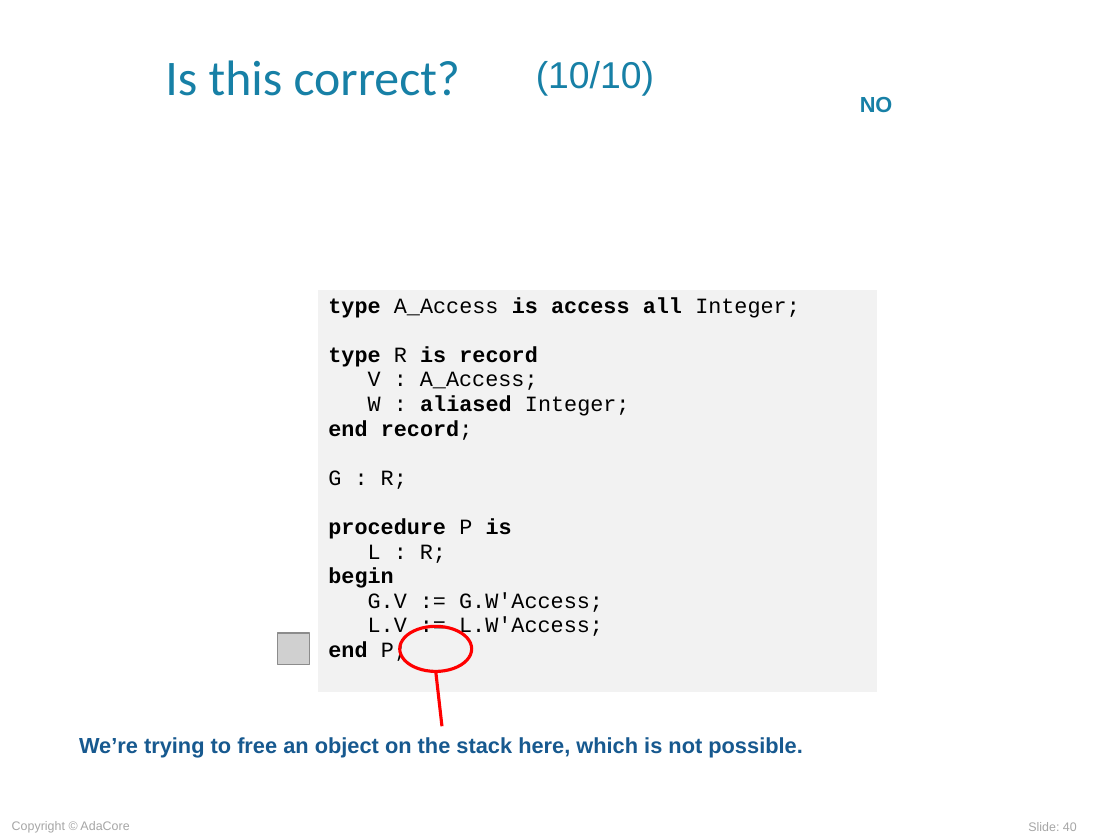
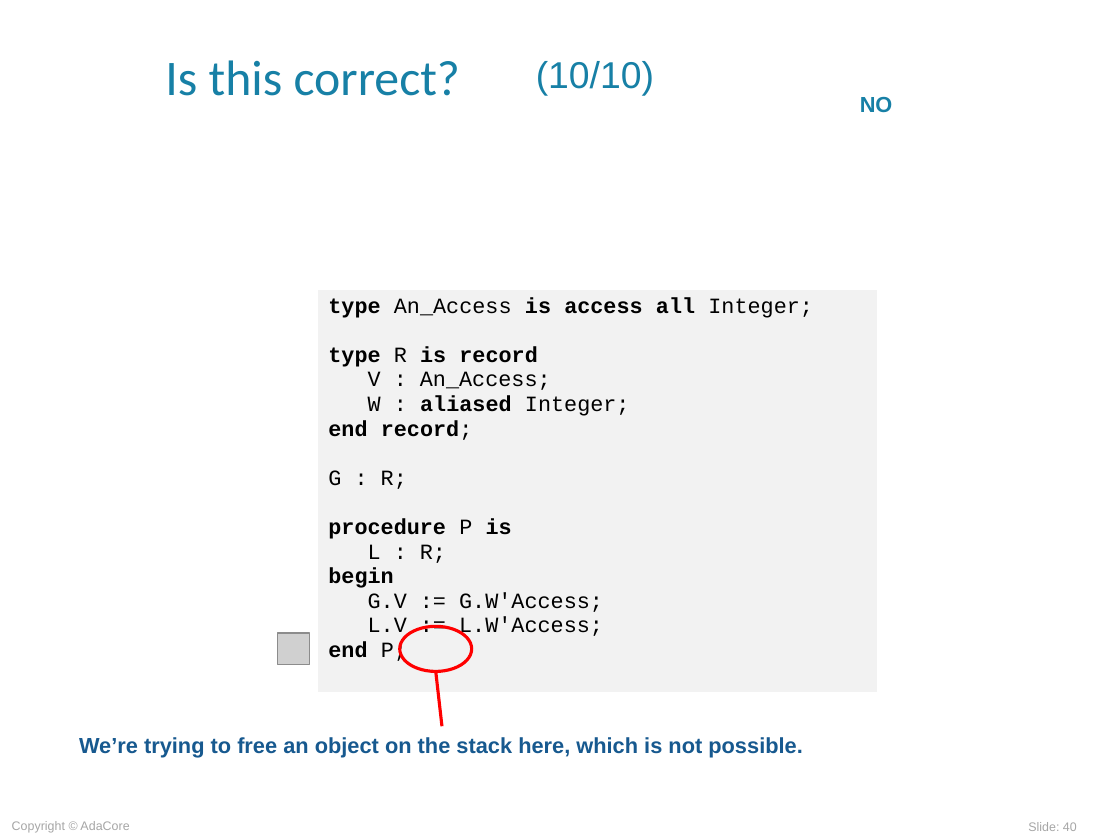
Before and after one commit to AdaCoreU/Courses, a slide deck: slide 40 of lectures/03_Programming_in_the_Large/03_Access_Types/slides/Access_Types.ppt. Drawn at 1120x840 pixels with LibreOffice and Linux fonts; fonts in the diff are those of the drawing; grey boxes stand for pictures; background and template pictures are left out. Boxes give left, top, right and bottom in pixels: in the first picture for what was removed or moved away, otherwise in the second. Text is boxed around its words. In the diff, an @@ line names an element or a change of style, - is before the commit and + after.

```diff
--- a/lectures/03_Programming_in_the_Large/03_Access_Types/slides/Access_Types.ppt
+++ b/lectures/03_Programming_in_the_Large/03_Access_Types/slides/Access_Types.ppt
@@ table at (317, 289, 877, 692) @@
-row 1, column 1: type A_Access is access all Integer; / type R is record / V : A_Access; / W : aliased Integer; / end record; / G : R; / procedure P is / L : R; / begin / G.V := G.W'Access; / L.V := L.W'Access; / end P;
+row 1, column 1: type An_Access is access all Integer; / type R is record / V : An_Access; / W : aliased Integer; / end record; / G : R; / procedure P is / L : R; / begin / G.V := G.W'Access; / L.V := L.W'Access; / end P;
```
Also in this commit, not shown: 1 other slide changed, 1 slide added, 1 slide removed, 5 other files.
